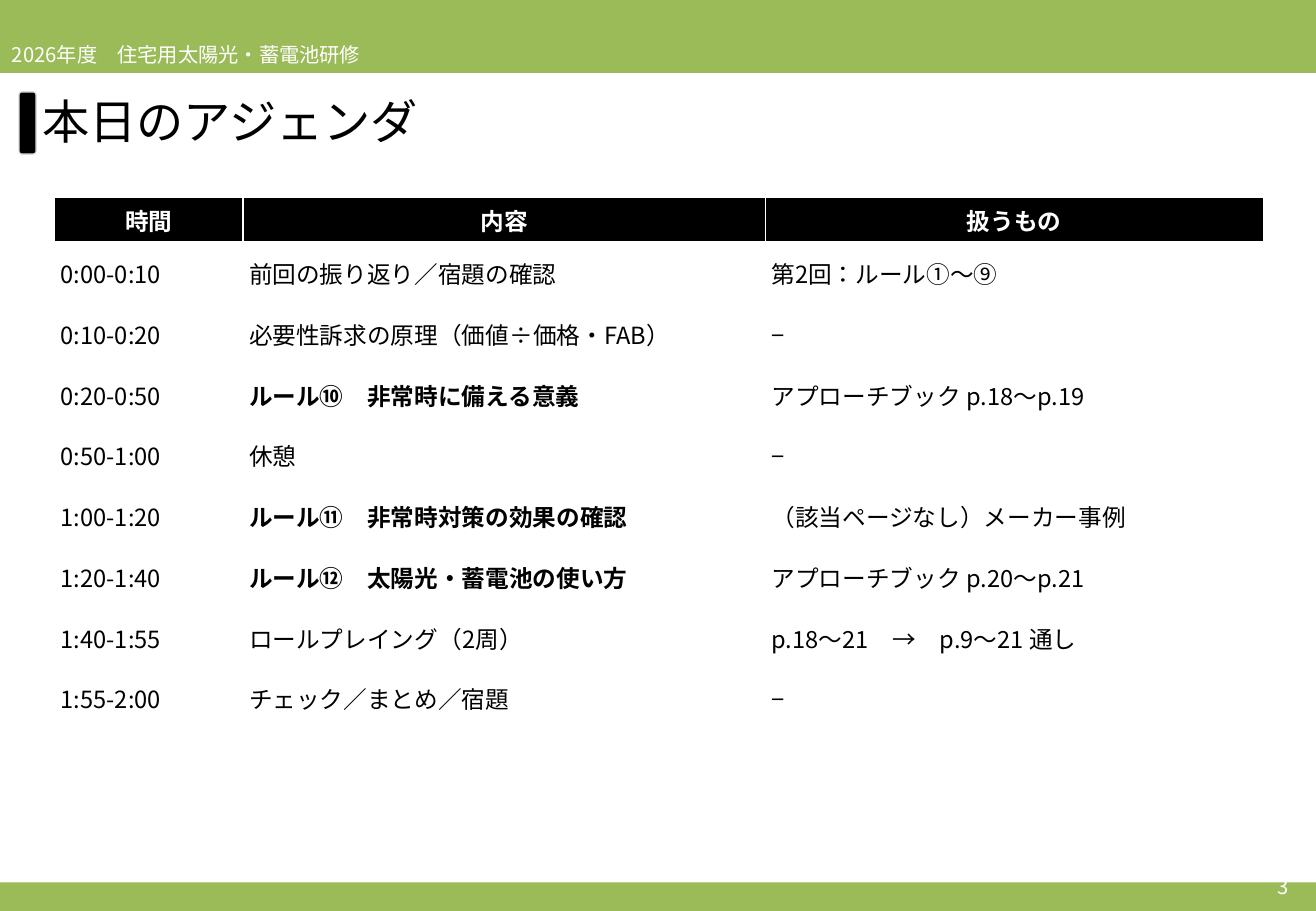
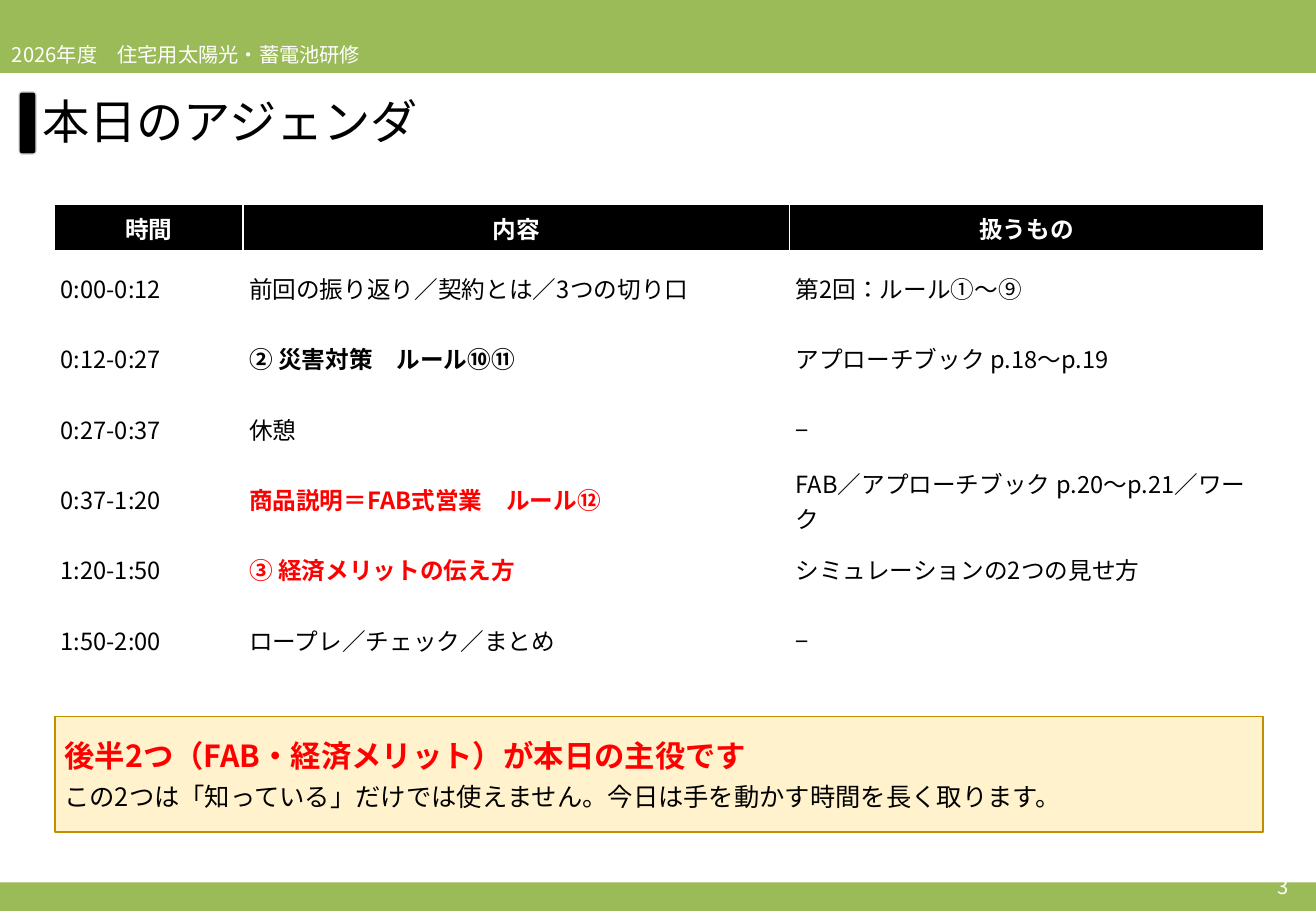
Before and after one commit to soshiro-iki-sys/-, a slide deck: slide 3 of slides/2026営業研修_第3回_必要性訴求②＆ロープレ.pptx. Drawn at 1316x911 pixels with LibreOffice and Linux fonts; fonts in the diff are those of the drawing. Boxes give left, top, right and bottom in pixels: in the first picture for what was removed or moved away, otherwise in the second. Text is boxed around its words. In the diff, an @@ line names an element or a change of style, - is before the commit and + after.

```diff
--- a/slides/2026営業研修_第3回_必要性訴求②＆ロープレ.pptx
+++ b/slides/2026営業研修_第3回_必要性訴求②＆ロープレ.pptx
@@ table at bbox=[55, 204, 1264, 676] @@
-row 2: 0:00-0:10 | 前回の振り返り／宿題の確認 | 第2回：ルール①〜⑨
-row 3: 0:10-0:20 | 必要性訴求の原理（価値÷価格・FAB） | −
-row 4: 0:20-0:50 | ルール⑩ 非常時に備える意義 | アプローチブック p.18〜p.19
-row 5: 0:50-1:00 | 休憩 | −
-row 6: 1:00-1:20 | ルール⑪ 非常時対策の効果の確認 | （該当ページなし）メーカー事例
-row 7: 1:20-1:40 | ルール⑫ 太陽光・蓄電池の使い方 | アプローチブック p.20〜p.21
-row 8: 1:40-1:55 | ロールプレイング（2周） | p.18〜21 → p.9〜21 通し
-row 9: 1:55-2:00 | チェック／まとめ／宿題 | −
+row 2: 0:00-0:12 | 前回の振り返り／契約とは／3つの切り口 | 第2回：ルール①〜⑨
+row 3: 0:12-0:27 | ② 災害対策 ルール⑩⑪ | アプローチブック p.18〜p.19
+row 4: 0:27-0:37 | 休憩 | −
+row 5: 0:37-1:20 | 商品説明＝FAB式営業 ルール⑫ | FAB／アプローチブック p.20〜p.21／ワーク
+row 6: 1:20-1:50 | ③ 経済メリットの伝え方 | シミュレーションの2つの見せ方
+row 7: 1:50-2:00 | ロープレ／チェック／まとめ | −
@@ table: place and size @@
-table at bbox=[55, 197, 1264, 729]
+table at bbox=[55, 204, 1264, 676]
@@ rectangle added at bbox=[55, 717, 1264, 832], fill #FFF2CC, outline #BF8F00 1 pt, 15 pt, text #000000 @@
+後半2つ（FAB・経済メリット）が本日の主役です
+この2つは「知っている」だけでは使えません。今日は手を動かす時間を長く取ります。
```
Also in this commit, not shown: 22 other slides changed, 8 slides added, 5 slides removed, 2 other files.
